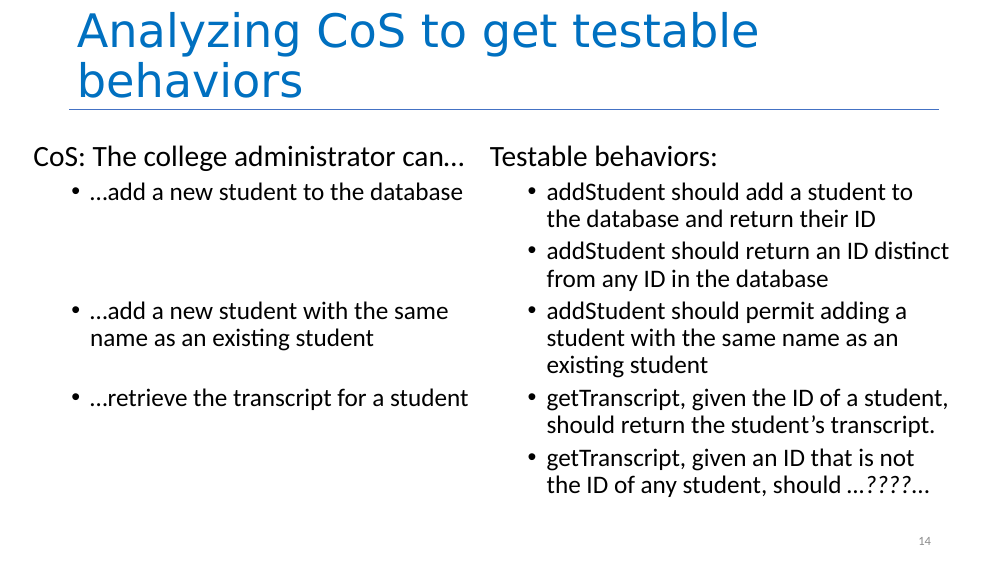
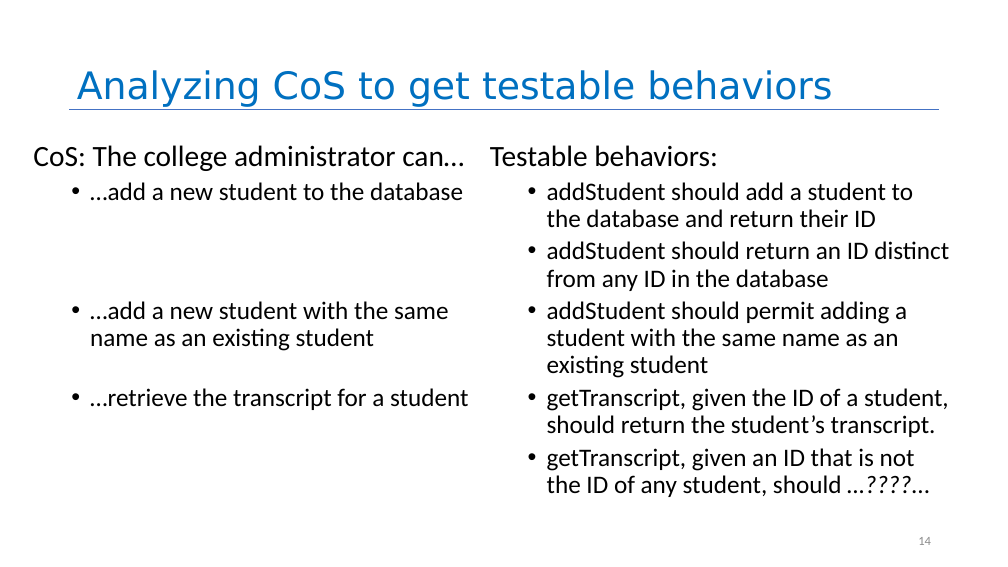
Before and after one commit to rimshaTest/CS4530-Spring-2026, a slide deck: slide 14 of Slides/Module 02.2 Test-Driven Development.pptx. Drawn at 1008x567 pixels with LibreOffice and Linux fonts; fonts in the diff are those of the drawing. Boxes give left, top, right and bottom in pixels: in the first picture for what was removed or moved away, otherwise in the second. Text is boxed around its words. In the diff, an @@ line names an element or a change of style, - is before the commit and + after.

```diff
--- a/Slides/Module 02.2 Test-Driven Development.pptx
+++ b/Slides/Module 02.2 Test-Driven Development.pptx
@@ title "Analyzing CoS to get testable ..." at <box>77,70,832,107</box>: size 44 to 36 pt @@
```
Also in this commit, not shown: 15 other slides changed, 1 other file.
